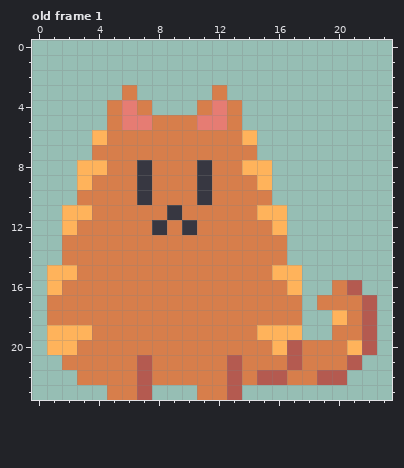
Two versions of one pixel-art file, LD45Game/Assets/_Game/SpriteSources/Cat.aseprite. The first picture shows the starting point.
24x24 pixels, 1 frame. Shown: old frame 1. The commit also changed other frames, which this record leaves out.
After the commit:
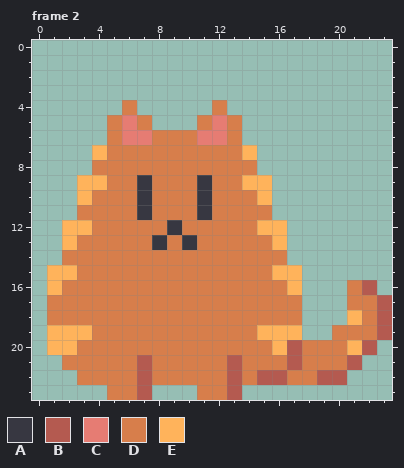
Palette (. is transparent): A #373741  B #b45a50  C #e67c73  D #d77e4b  E #ffb35b
A new or re-ordered frame is compared with the old frame closest to it.
Change:
frames 1 -> 5
Changed rows in their new state; - is an unchanged pixel.
Frame 2 is new; against old frame 1:
first column x 2:
 3 ----.-----.-----------
 4 ---.D.---.D.----------
 5 -----D...D------------
 6 --.-CC---CC-.---------
 7 --E---------E---------
 8 -.D--D---D--D.--------
 9 --E---------E---------
10 -E-----------E--------
11 .D---A-D-A---D.-------
12 -E----DAD----E--------
13 E-----A-A-----E-------
16 ------------------.DB-
17 -----------------..-DB
18 ------------------.EDB
19 --------------------DB
Boxes around the changes in both pictures, in picture pixels (x1, y1, x2, y2):
changed: (62, 85, 392, 340)
